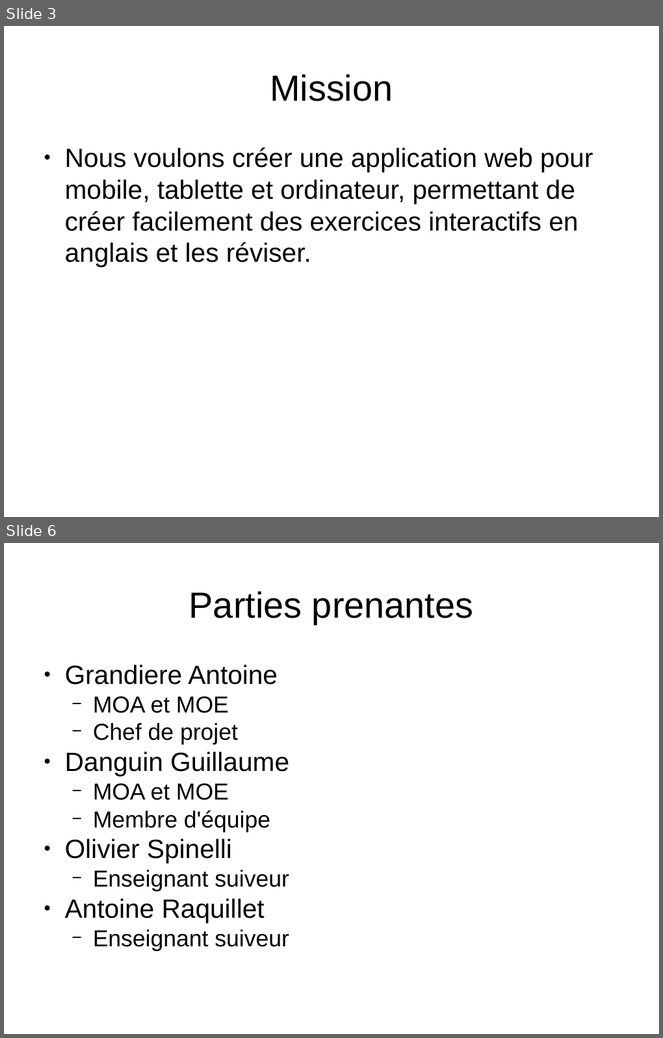
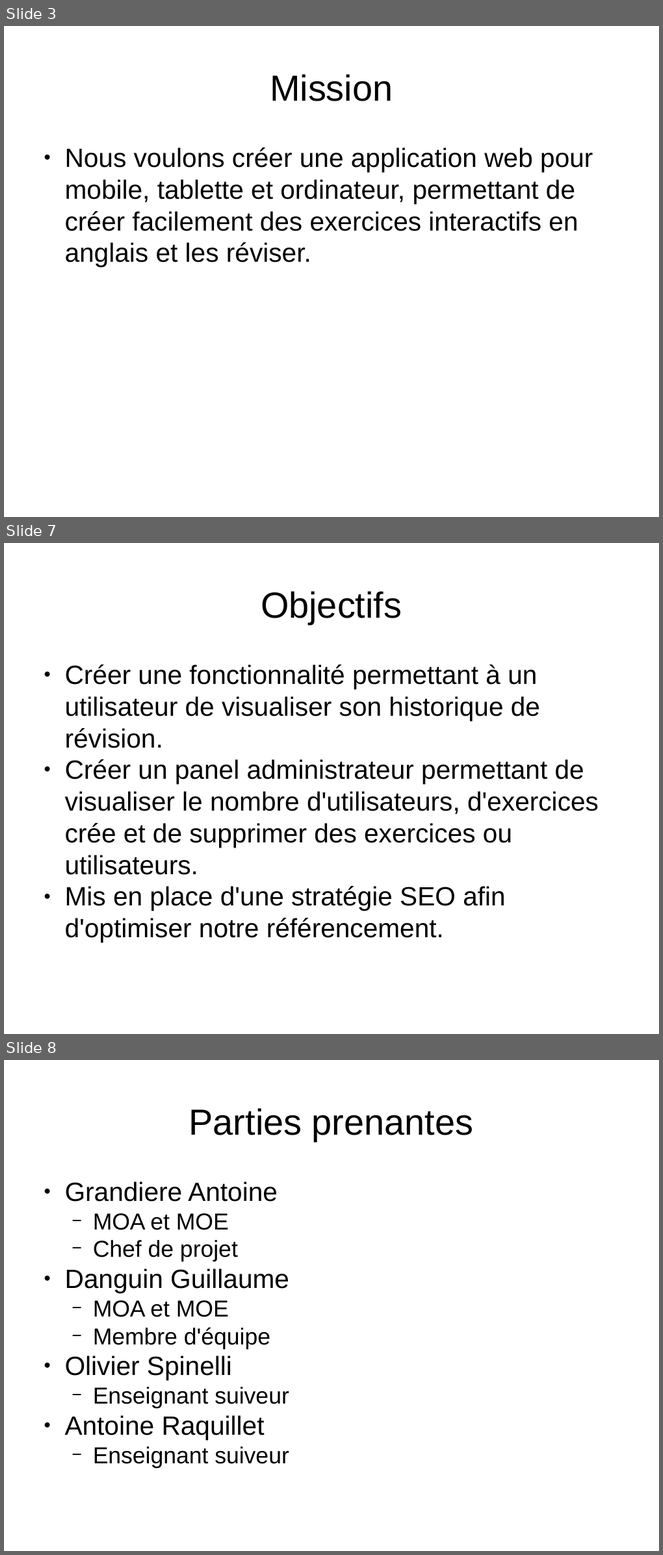
Before and after one commit to Mach12/Linguissime, a slide deck: Avant-projet/Itération 0.pptx. Shown one above the other, each under a label of ours: slides 3 and 6 before the commit, slides 3, 7 and 8 after it; the slides between them are not shown. The pictures are 663x1038 and 663x1555 pixels, drawn with LibreOffice and Linux fonts; fonts in the diff are those of the drawing. Boxes give left, top, right and bottom in pixels: in the first picture for what was removed or moved away, otherwise in the second. Text is boxed around its words. In the diff, an @@ line names an element or a change of style, - is before the commit and + after.

```diff
--- a/Avant-projet/Itération 0.pptx
+++ b/Avant-projet/Itération 0.pptx
@@ slide 7 added at (4,543,659,1034), background #FFFFFF @@
@@ text added at (261,591,402,624), 44 pt, text #000000 @@
+Objectifs
@@ text added at (65,665,599,943), 32 pt, text #000000 @@
+● Créer une fonctionnalité permettant à un utilisateur de visualiser son historique de révision.
+● Créer un panel administrateur permettant de visualiser le nombre d'utilisateurs, d'exercices crée et de supprimer des exercices ou utilisateurs.
+● Mis en place d'une stratégie SEO afin d'optimiser notre référencement.
@@ what was slide 6 is now slide 8 @@
```
Also in this commit, not shown: 3 slides changed, 3 other slides added, 1 other file.
